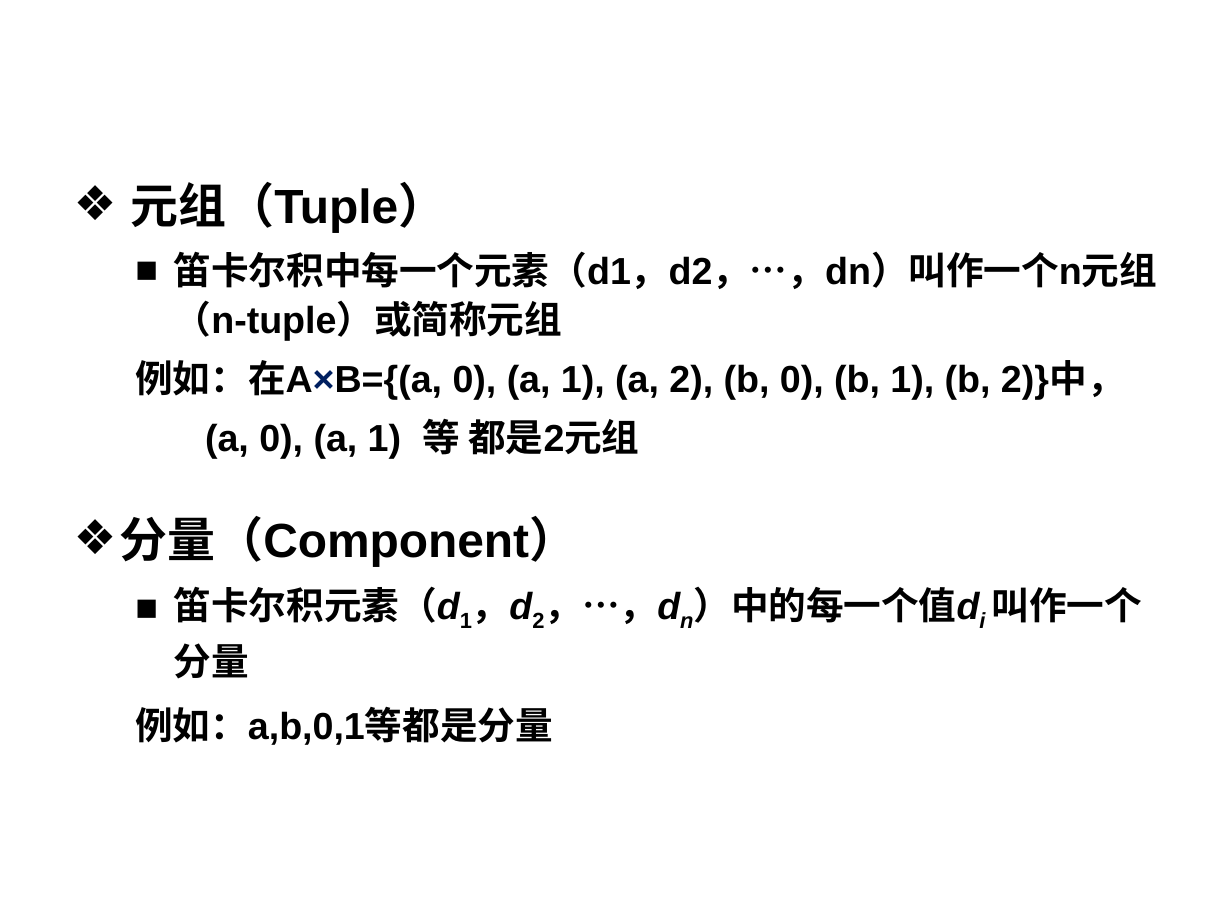
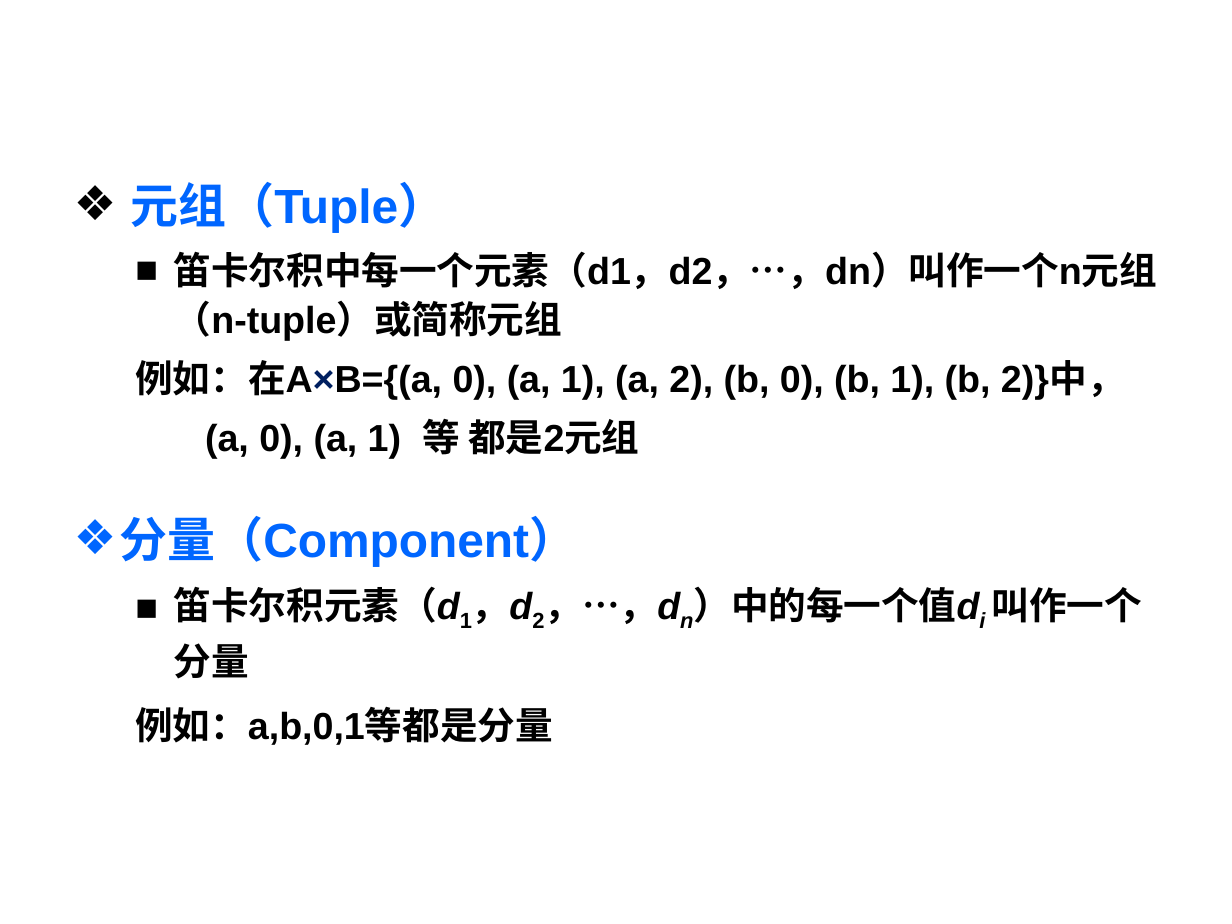
Before and after one commit to HBU/DataBase, a slide deck: slide 8 of PPT/DB第02章.ppt. Drawn at 1232x924 pixels with LibreOffice and Linux fonts; fonts in the diff are those of the drawing; background and template pictures are left out. Boxes give left, top, right and bottom in pixels: in the first picture for what was removed or moved away, otherwise in the second. Text is boxed around its words. In the diff, an @@ line names an element or a change of style, - is before the commit and + after.

```diff
--- a/PPT/DB第02章.ppt
+++ b/PPT/DB第02章.ppt
@@ text at [120,182,577,567]: text colour #000000 to #0066FF in "元组（Tuple）", "分量（Component）"; bullet colour #000000 to #0066FF @@
```
Also in this commit, not shown: 24 other slides changed, 6 other files.
